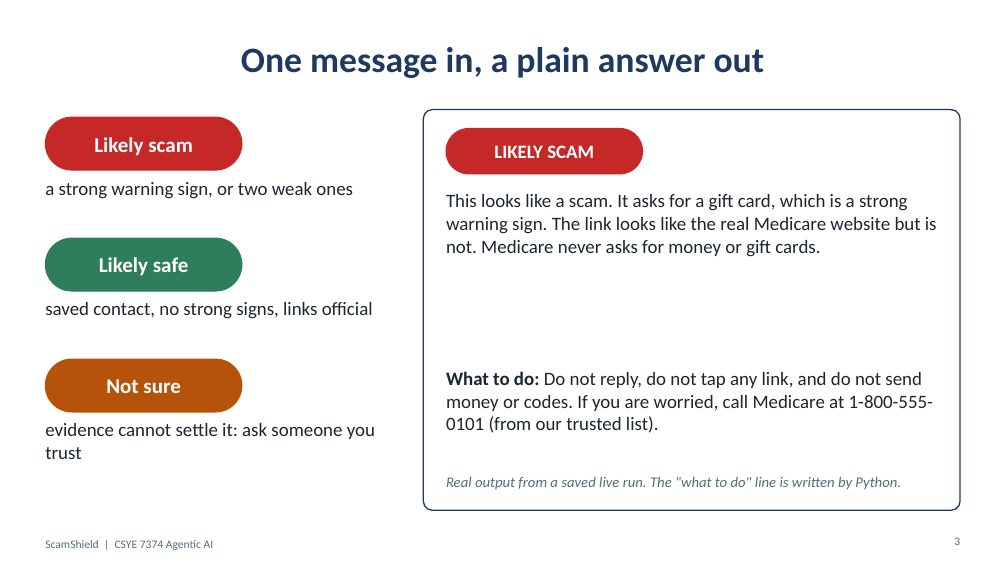
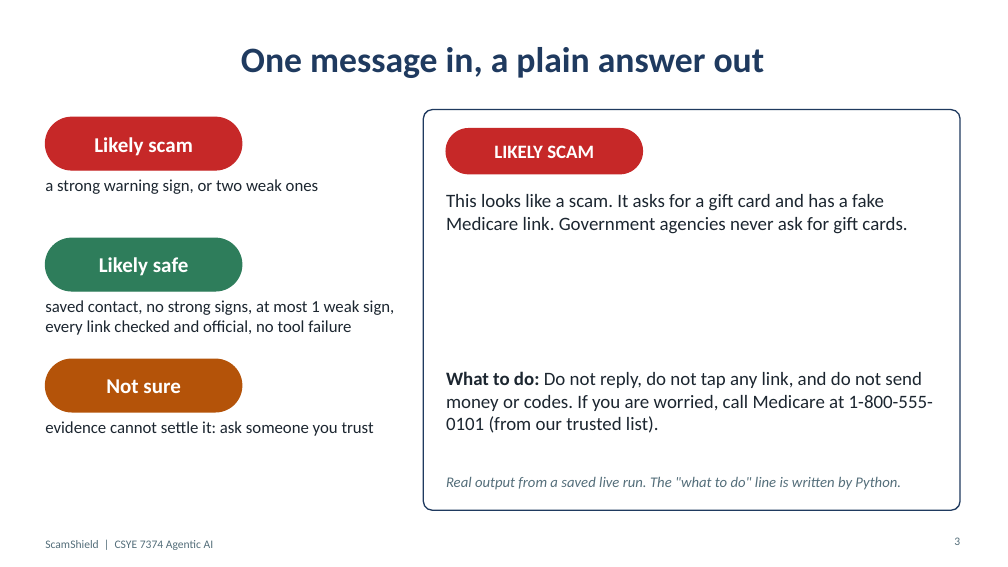
Before and after one commit to ARUNAS95/ScamShield, a slide deck: slide 3 of docs/ScamShield_Presentation.pptx. Drawn at 1008x567 pixels with LibreOffice and Linux fonts; fonts in the diff are those of the drawing. Boxes give left, top, right and bottom in pixels: in the first picture for what was removed or moved away, otherwise in the second. Text is boxed around its words. In the diff, an @@ line names an element or a change of style, - is before the commit and + after.

Commit message:
Rebuild the project document and presentation from the round-3 evidence

```diff
--- a/docs/ScamShield_Presentation.pptx
+++ b/docs/ScamShield_Presentation.pptx
@@ text "a strong warning sign, or ..." at (45,179,319,194): size 18 to 16 pt @@
@@ text at (446,194,907,234): text changed @@
-This looks like a scam. It asks for a gift card, which is a strong warning sign. The link looks like the real Medicare website but is not. Medicare never asks for money or gift cards.
+This looks like a scam. It asks for a gift card and has a fake Medicare link. Government agencies never ask for gift cards.
@@ text at (45,300,394,335): text changed; size 18 to 16 pt @@
-saved contact, no strong signs, links official
+saved contact, no strong signs, at most 1 weak sign, every link checked and official, no tool failure
@@ text "evidence cannot settle it: ask ..." at (45,421,374,436): size 18 to 16 pt @@
```
Also in this commit, not shown: 4 other slides changed, 2 slides added, 1 slide removed, 2 other files.
